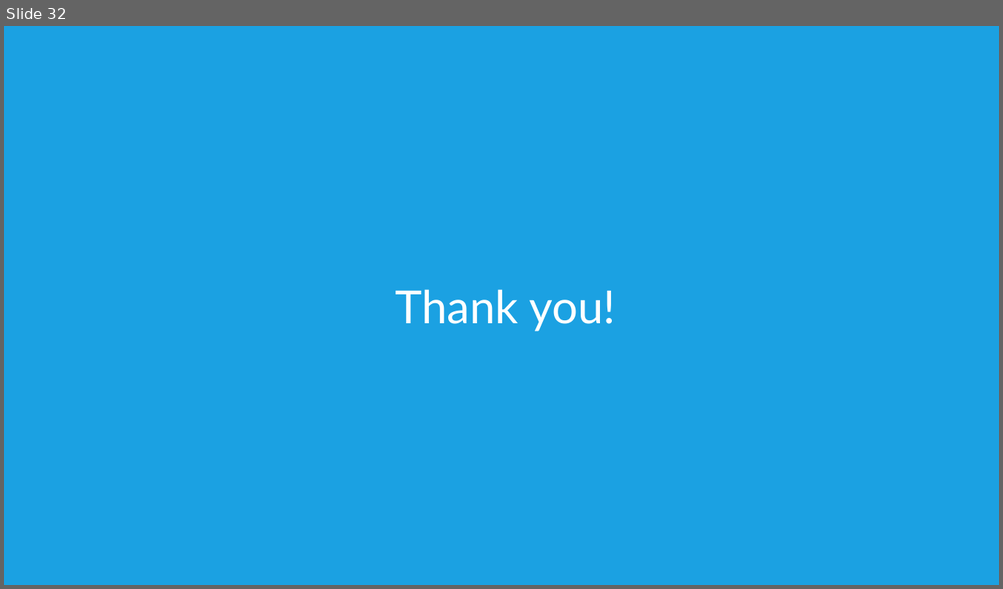
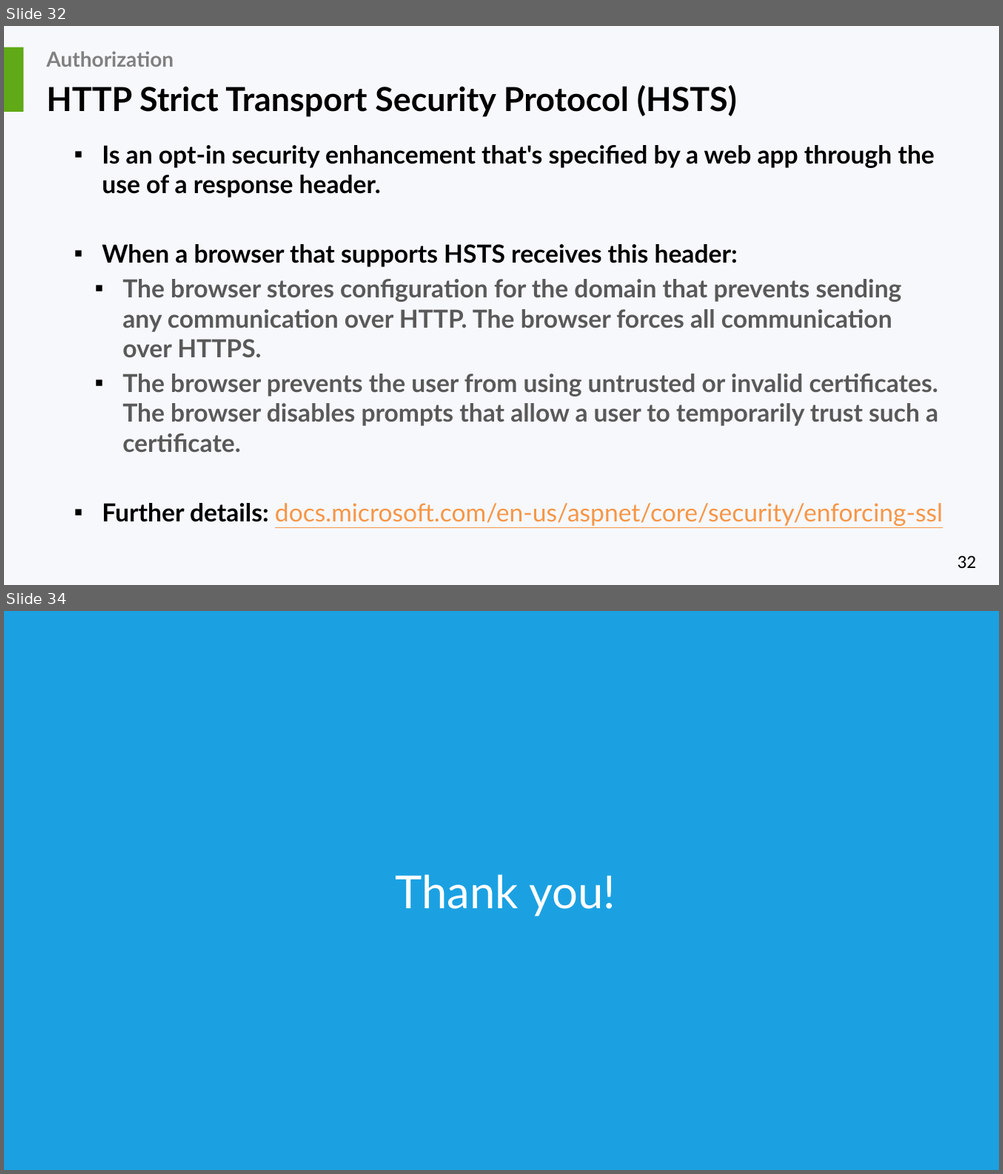
Before and after one commit to liviucotfas/ase-web-and-cloud-applications-security, a slide deck: Presentation ASPNET MVC Core - Part II.pptx. Shown one above the other, each under a label of ours: slide 32 before the commit, slides 32 and 34 after it; the slides between them are not shown. The pictures are 1003x589 and 1003x1174 pixels, drawn with LibreOffice and Linux fonts; fonts in the diff are those of the drawing. Boxes give left, top, right and bottom in pixels: in the first picture for what was removed or moved away, otherwise in the second. Text is boxed around its words. In the diff, an @@ line names an element or a change of style, - is before the commit and + after.

```diff
--- a/Presentation ASPNET MVC Core - Part II.pptx
+++ b/Presentation ASPNET MVC Core - Part II.pptx
@@ slide 32 added at (x1=4, y1=26, x2=999, y2=585), background #F6F8FC @@
@@ rectangle added at (x1=4, y1=47, x2=23, y2=113), fill #60A917 @@
@@ title added at (x1=46, y1=51, x2=173, y2=67), 20 pt, text #808080, bold @@
+Authorization
@@ text added at (x1=46, y1=85, x2=737, y2=117), 32 pt, text #000000, bold @@
+HTTP Strict Transport Security Protocol (HSTS)
@@ text added at (x1=102, y1=145, x2=942, y2=526), 24 pt, text #595959, bold @@
+▪ Is an opt-in security enhancement that's specified by a web app through the use of a response header.
+▪ When a browser that supports HSTS receives this header:
+  ▪ The browser stores configuration for the domain that prevents sending any communication over HTTP. The browser forces all communication over HTTPS.
+  ▪ The browser prevents the user from using untrusted or invalid certificates. The browser disables prompts that allow a user to temporarily trust such a certificate.
+▪ Further details: docs.microsoft.com/en-us/aspnet/core/security/enforcing-ssl
@@ page number added at (x1=957, y1=556, x2=976, y2=568), 18 pt, text #000000 @@
+32
@@ what was slide 32 is now slide 34 @@
```
Also in this commit, not shown: 1 slide changed, 1 other slide added.
